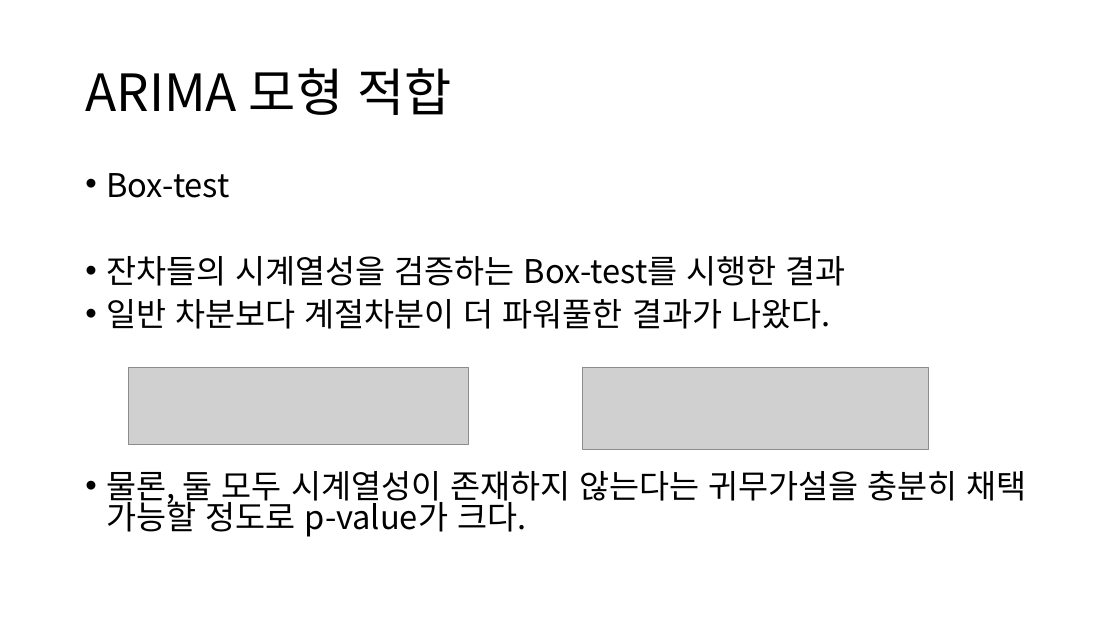
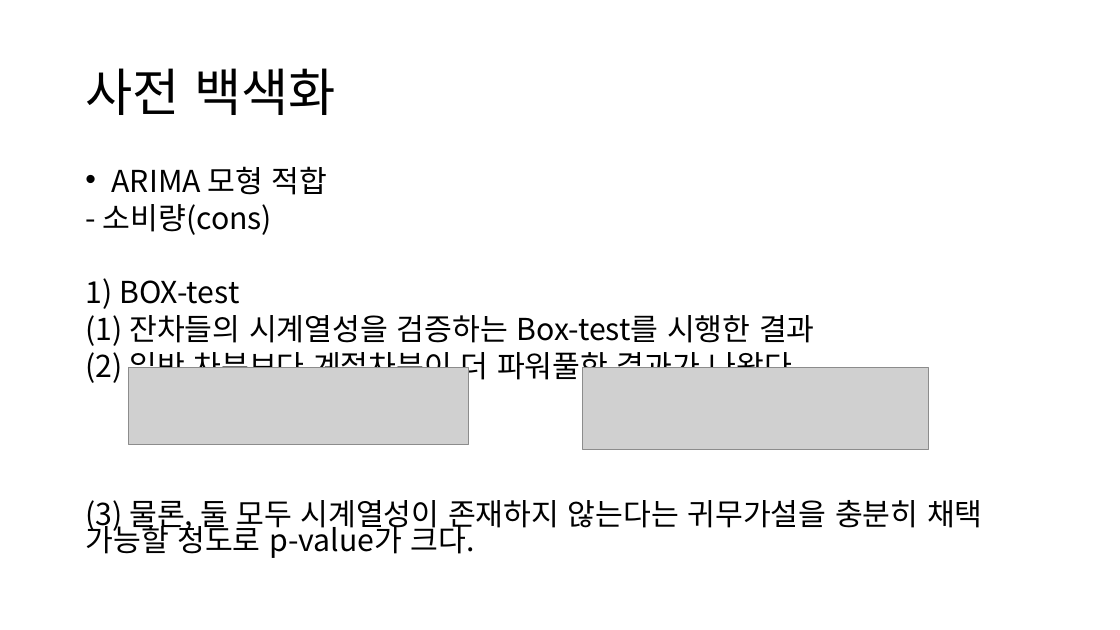
Before and after one commit to neverland251/MainProject, a slide deck: slide 11 of Project/DataMining/ARIMAX_Project/아이스크림 판매량 예측/아이스크림을 왜 먹을까.pptx. Drawn at 1120x630 pixels with LibreOffice and Linux fonts; fonts in the diff are those of the drawing; grey boxes stand for pictures. Boxes give left, top, right and bottom in pixels: in the first picture for what was removed or moved away, otherwise in the second. Text is boxed around its words. In the diff, an @@ line names an element or a change of style, - is before the commit and + after.

Commit message:
update ARIMAX

```diff
--- a/Project/DataMining/ARIMAX_Project/아이스크림 판매량 예측/아이스크림을 왜 먹을까.pptx
+++ b/Project/DataMining/ARIMAX_Project/아이스크림 판매량 예측/아이스크림을 왜 먹을까.pptx
@@ title at [85,68,336,115]: text changed @@
-ARIMA 모형 적합
+사전 백색화
@@ text at [85,166,983,558]: text changed; size 28 to 25.9 pt @@
-• Box-test
-• 잔차들의 시계열성을 검증하는 Box-test를 시행한 결과
-• 일반 차분보다 계절차분이 더 파워풀한 결과가 나왔다.
-• 물론, 둘 모두 시계열성이 존재하지 않는다는 귀무가설을 충분히 채택 가능할 정도로 p-value가 크다.
+• ARIMA 모형 적합
+- 소비량(cons)
+1) BOX-test
+(1) 잔차들의 시계열성을 검증하는 Box-test를 시행한 결과
+(2) 일반 차분보다 계절차분이 더 파워풀한 결과가 나왔다.
+(3) 물론, 둘 모두 시계열성이 존재하지 않는다는 귀무가설을 충분히 채택 가능할 정도로 p-value가 크다.
```
Also in this commit, not shown: 16 other slides changed, 1 other file.
